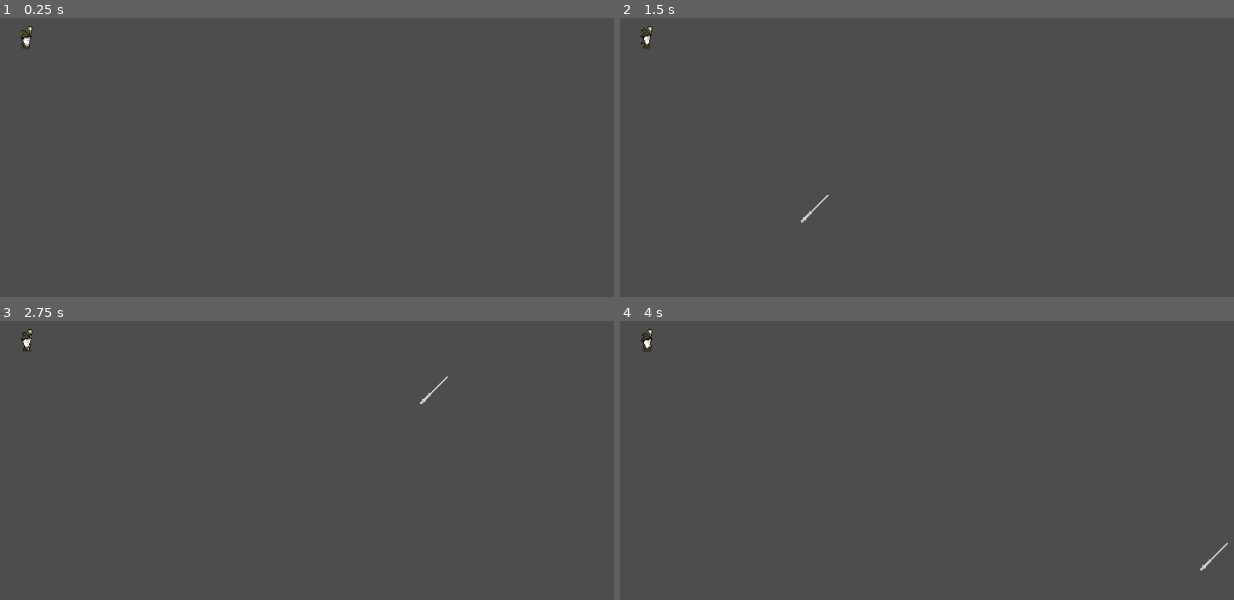
Above: before the commit, frames 1-4 (two rows, left to right).
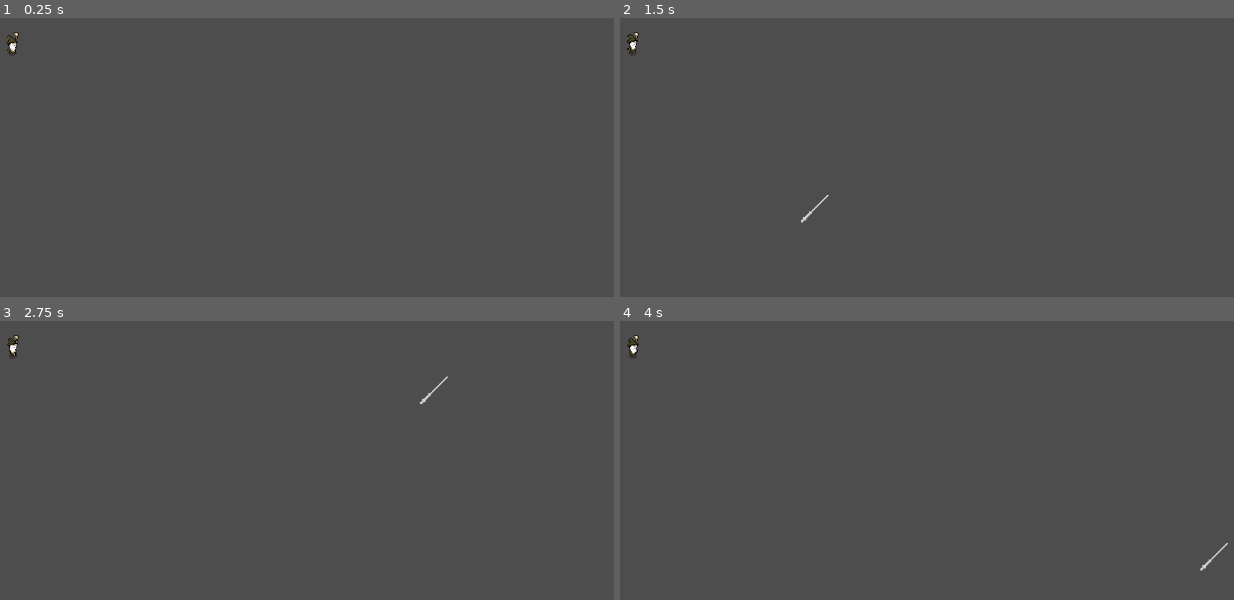
Above: after the commit, the same moments.

Repository: mcprog/wizards-gather
Game: Godot game, scene res://scenes/game.tscn
Same seed, same stepped clock (60 frames per second), same inputs: the game is played once before the commit and once after it.
Inputs (mouse positions are in pixels of both pictures, inside the frame that each line leads up to):
- Up to frame 1 (0.25 s): no input
- Up to frame 2 (1.5 s): move the mouse to (1148, 163) at 0.52 s; click (1148, 163) at 0.67 s; move the mouse to (816, 207) at 1.27 s; click (816, 207) at 1.42 s
- Up to frame 3 (2.75 s): tap Enter at 2 s; move the mouse to (435, 390) at 2.02 s; click (435, 390) at 2.17 s
- Up to frame 4 (4 s): move the mouse to (933, 580) at 2.77 s; click (933, 580) at 2.92 s; move the mouse to (1215, 558) at 3.52 s; click (1215, 558) at 3.67 s

The runs differ from the first frame. In frame 1, 0.2% of the frame differs, in the area x 1-6%, y 2-13%; in frame 2, 0.2%; in frame 3, 0.2%; in frame 4, 0.2%.

Commit message:
Fix for me getting the files backward

Diff:
--- a/enemies/base_enemy.gd
+++ b/enemies/base_enemy.gd
@@ -1,20 +1,18 @@
 class_name BaseEnemy extends Node2D
 
 
-@export_subgroup("Nodes")
-@export var animation_component: AnimationComponent
-
-@onready var statistics: UnitStatistics = $UnitStatistics
-@onready var sprite: AnimatedSprite2D = $Sprite
-
-# Called when the node enters the scene tree for the first time.
 func _ready() -> void:
-	animation_component.play_move_animation()
+	pass
 
 
-# Called every frame. 'delta' is the elapsed time since the previous frame.
 func _process(_delta: float) -> void:
 	pass
 
+
 func _physics_process(_delta: float) -> void:
 	pass
+
+
+## Example as to why we have this class
+func death() -> void:
+	pass
--- a/enemies/base_enemy.tscn
+++ b/enemies/base_enemy.tscn
@@ -1,9 +1,6 @@
-[gd_scene load_steps=3 format=3 uid="uid://3sqik23p6ong"]
+[gd_scene load_steps=2 format=3 uid="uid://brjq62i2v0000"]
 
 [ext_resource type="Script" uid="uid://b5lhbodj0hd1p" path="res://enemies/base_enemy.gd" id="1_sw3va"]
-[ext_resource type="PackedScene" uid="uid://cihddxo1nllby" path="res://components/unit_statistics.tscn" id="2_2kb2m"]
 
 [node name="BaseEnemy" type="Node2D"]
 script = ExtResource("1_sw3va")
-
-[node name="UnitStatistics" parent="." instance=ExtResource("2_2kb2m")]
--- a/enemies/example_enemy.gd
+++ b/enemies/example_enemy.gd
@@ -1,13 +1,21 @@
 class_name ExampleEnemy extends BaseEnemy
 
 
+@export_subgroup("Nodes")
+@onready var animation_component: AnimationComponent = $AnimationComponent
+
+@onready var statistics: UnitStatistics = $UnitStatistics
+@onready var sprite: AnimatedSprite2D = $Sprite
+
+# Called when the node enters the scene tree for the first time.
 func _ready() -> void:
-	self.statistics.prepare(100.0, 10.0, 0.01, 1.75, 25.0, 0.33, 20.0)
+	animation_component.play_move_animation()
+	statistics.prepare(80.0, 8.0, 0.01, 1.75, 0.0, 0.33, 20)
 
 
+# Called every frame. 'delta' is the elapsed time since the previous frame.
 func _process(_delta: float) -> void:
 	pass
 
-
 func _physics_process(_delta: float) -> void:
 	pass
--- a/enemies/example_enemy.tscn
+++ b/enemies/example_enemy.tscn
@@ -1,6 +1,15 @@
-[gd_scene load_steps=2 format=3 uid="uid://brjq62i2v0000"]
+[gd_scene load_steps=4 format=3 uid="uid://3sqik23p6ong"]
 
-[ext_resource type="Script" uid="uid://c55y285pbhqhn" path="res://enemies/example_enemy.gd" id="1_vu410"]
+[ext_resource type="Script" uid="uid://cf0xnr8llwl03" path="res://enemies/example_enemy.gd" id="1_vu410"]
+[ext_resource type="PackedScene" uid="uid://cihddxo1nllby" path="res://components/unit_statistics.tscn" id="2_n30db"]
+[ext_resource type="PackedScene" uid="uid://cafjk8s7jphbo" path="res://components/animation_component.tscn" id="3_3aehx"]
 
 [node name="ExampleEnemy" type="Node2D"]
 script = ExtResource("1_vu410")
+
+[node name="UnitStatistics" parent="." instance=ExtResource("2_n30db")]
+
+[node name="AnimationComponent" parent="." node_paths=PackedStringArray("sprite") instance=ExtResource("3_3aehx")]
+sprite = NodePath("../Sprite")
+
+[node name="Sprite" type="AnimatedSprite2D" parent="."]
--- a/scenes/game.gd
+++ b/scenes/game.gd
@@ -11,6 +11,6 @@
 
 
 # Called every frame. 'delta' is the elapsed time since the previous frame.
-func _process(delta: float) -> void:
+func _process(_delta: float) -> void:
 	input_component.handle_input()
 	input_component.spawn_cursor(wand_cursor)
--- a/scenes/game.tscn
+++ b/scenes/game.tscn
@@ -1,17 +1,21 @@
-[gd_scene load_steps=5 format=3 uid="uid://8tscax6joyre"]
+[gd_scene load_steps=6 format=3 uid="uid://8tscax6joyre"]
 
-[ext_resource type="PackedScene" uid="uid://yu1c8v3qgvuj" path="res://scenes/player.tscn" id="1_uwrxv"]
 [ext_resource type="Script" uid="uid://c2dguh8bubjo1" path="res://scenes/game.gd" id="1_yqjtg"]
+[ext_resource type="PackedScene" uid="uid://yu1c8v3qgvuj" path="res://units/example_unit.tscn" id="2_iywne"]
 [ext_resource type="PackedScene" uid="uid://bafbjx03no1rt" path="res://scenes/wand_cursor.tscn" id="2_lbhrr"]
-[ext_resource type="PackedScene" uid="uid://c3pcqblmrcbon" path="res://components/input_component.tscn" id="3_lnu2h"]
+[ext_resource type="PackedScene" path="res://components/input_component.tscn" id="3_lnu2h"]
+[ext_resource type="PackedScene" uid="uid://3sqik23p6ong" path="res://enemies/example_enemy.tscn" id="3_p57ef"]
 
 [node name="Game" type="Node2D" node_paths=PackedStringArray("input_component")]
 script = ExtResource("1_yqjtg")
 input_component = NodePath("InputComponent")
 
-[node name="Player" parent="." instance=ExtResource("1_uwrxv")]
-position = Vector2(113, 107)
-
 [node name="InputComponent" parent="." instance=ExtResource("3_lnu2h")]
 
 [node name="WandCursor" parent="." instance=ExtResource("2_lbhrr")]
+
+[node name="ExampleEnemy" parent="." instance=ExtResource("3_p57ef")]
+position = Vector2(500, 200)
+
+[node name="ExampleUnit" parent="." instance=ExtResource("2_iywne")]
+position = Vector2(93, 115)
--- a/units/base_unit.gd
+++ b/units/base_unit.gd
@@ -1,20 +1,12 @@
 class_name BaseUnit extends Node2D
 
 
-
-@export_subgroup("Nodes")
-@export var animation_component: AnimationComponent
-
-@onready var statistics: UnitStatistics = $UnitStatistics
-@onready var sprite: AnimatedSprite2D = $Sprite
-
-# Called when the node enters the scene tree for the first time.
 func _ready() -> void:
-	animation_component.play_move_animation()
-
-# Called every frame. 'delta' is the elapsed time since the previous frame.
-func _process(delta: float) -> void:
 	pass
 
-func _physics_process(delta: float) -> void:
+func _process(_delta: float) -> void:
 	pass
+
+
+func _physics_process(_delta: float) -> void:
+	pass
--- a/units/base_unit.tscn
+++ b/units/base_unit.tscn
@@ -1,20 +1,6 @@
-[gd_scene load_steps=5 format=3 uid="uid://yu1c8v3qgvuj"]
+[gd_scene load_steps=2 format=3 uid="uid://b5qs515fbmscv"]
 
 [ext_resource type="Script" uid="uid://cxq1rjnskv8ek" path="res://units/base_unit.gd" id="1_02e1h"]
-[ext_resource type="PackedScene" uid="uid://cihddxo1nllby" path="res://components/unit_statistics.tscn" id="2_s3c20"]
-[ext_resource type="PackedScene" uid="uid://cafjk8s7jphbo" path="res://components/animation_component.tscn" id="3_7cfp1"]
-[ext_resource type="SpriteFrames" uid="uid://bml0olv6gk0f2" path="res://textures/wizard.tres" id="4_utkdb"]
 
-[node name="BaseUnit" type="Node2D" node_paths=PackedStringArray("animation_component")]
+[node name="BaseUnit" type="Node2D"]
 script = ExtResource("1_02e1h")
-animation_component = NodePath("AnimationComponent")
-
-[node name="UnitStatistics" parent="." instance=ExtResource("2_s3c20")]
-
-[node name="AnimationComponent" parent="." node_paths=PackedStringArray("sprite") instance=ExtResource("3_7cfp1")]
-sprite = NodePath("../Sprite")
-
-[node name="Sprite" type="AnimatedSprite2D" parent="."]
-sprite_frames = ExtResource("4_utkdb")
-animation = &"run"
-frame_progress = 0.056878038
--- a/units/example_unit.gd
+++ b/units/example_unit.gd
@@ -1,13 +1,21 @@
 class_name ExampleUnit extends BaseUnit
 
 
+@export_subgroup("Nodes")
+@onready var animation_component: AnimationComponent = $AnimationComponent
+
+@onready var statistics: UnitStatistics = $UnitStatistics
+@onready var sprite: AnimatedSprite2D = $Sprite
+
+# Called when the node enters the scene tree for the first time.
 func _ready() -> void:
-	self.statistics.prepare(150.0, 15.0, 0.01, 1.75, 20.0, 1.33, 33)
+	animation_component.play_move_animation()
+	statistics.prepare(150.0, 15.0, 0.01, 1.75, 20.0, 1.33, 33)
 
 
+# Called every frame. 'delta' is the elapsed time since the previous frame.
 func _process(_delta: float) -> void:
 	pass
 
-
 func _physics_process(_delta: float) -> void:
 	pass
--- a/units/example_unit.tscn
+++ b/units/example_unit.tscn
@@ -1,6 +1,19 @@
-[gd_scene load_steps=2 format=3 uid="uid://b5qs515fbmscv"]
+[gd_scene load_steps=5 format=3 uid="uid://yu1c8v3qgvuj"]
 
-[ext_resource type="Script" uid="uid://dc38bh0x6df2e" path="res://units/example_unit.gd" id="1_m20bd"]
+[ext_resource type="Script" uid="uid://bxivrbj6tcc6f" path="res://units/example_unit.gd" id="1_m20bd"]
+[ext_resource type="PackedScene" uid="uid://cihddxo1nllby" path="res://components/unit_statistics.tscn" id="2_2alnx"]
+[ext_resource type="PackedScene" uid="uid://cafjk8s7jphbo" path="res://components/animation_component.tscn" id="3_i0d24"]
+[ext_resource type="SpriteFrames" uid="uid://bml0olv6gk0f2" path="res://textures/wizard.tres" id="4_hnsjg"]
 
 [node name="ExampleUnit" type="Node2D"]
 script = ExtResource("1_m20bd")
+
+[node name="UnitStatistics" parent="." instance=ExtResource("2_2alnx")]
+
+[node name="AnimationComponent" parent="." node_paths=PackedStringArray("sprite") instance=ExtResource("3_i0d24")]
+sprite = NodePath("../Sprite")
+
+[node name="Sprite" type="AnimatedSprite2D" parent="."]
+sprite_frames = ExtResource("4_hnsjg")
+animation = &"run"
+frame_progress = 0.056878038
Not shown, changed: enemies/example_enemy.gd.uid
Not shown, changed: units/example_unit.gd.uid
